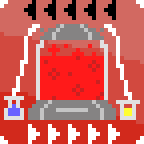
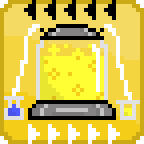
Layer changes from the first 144x144 image to the second:
added layer "shadow" (9%) above "Generator" over [8, 24, 128, 120]
painted on "Generator" over [8, 24, 116, 120]
hid "acid red" over [40, 44, 104, 100]
showed "acid yellow" over [40, 44, 104, 100]
hid "background red", painted on it over [0, 0, 144, 144]
hid "background blue", painted on it over [0, 0, 144, 144]
showed "background yellow", painted on it over [0, 0, 144, 144]
